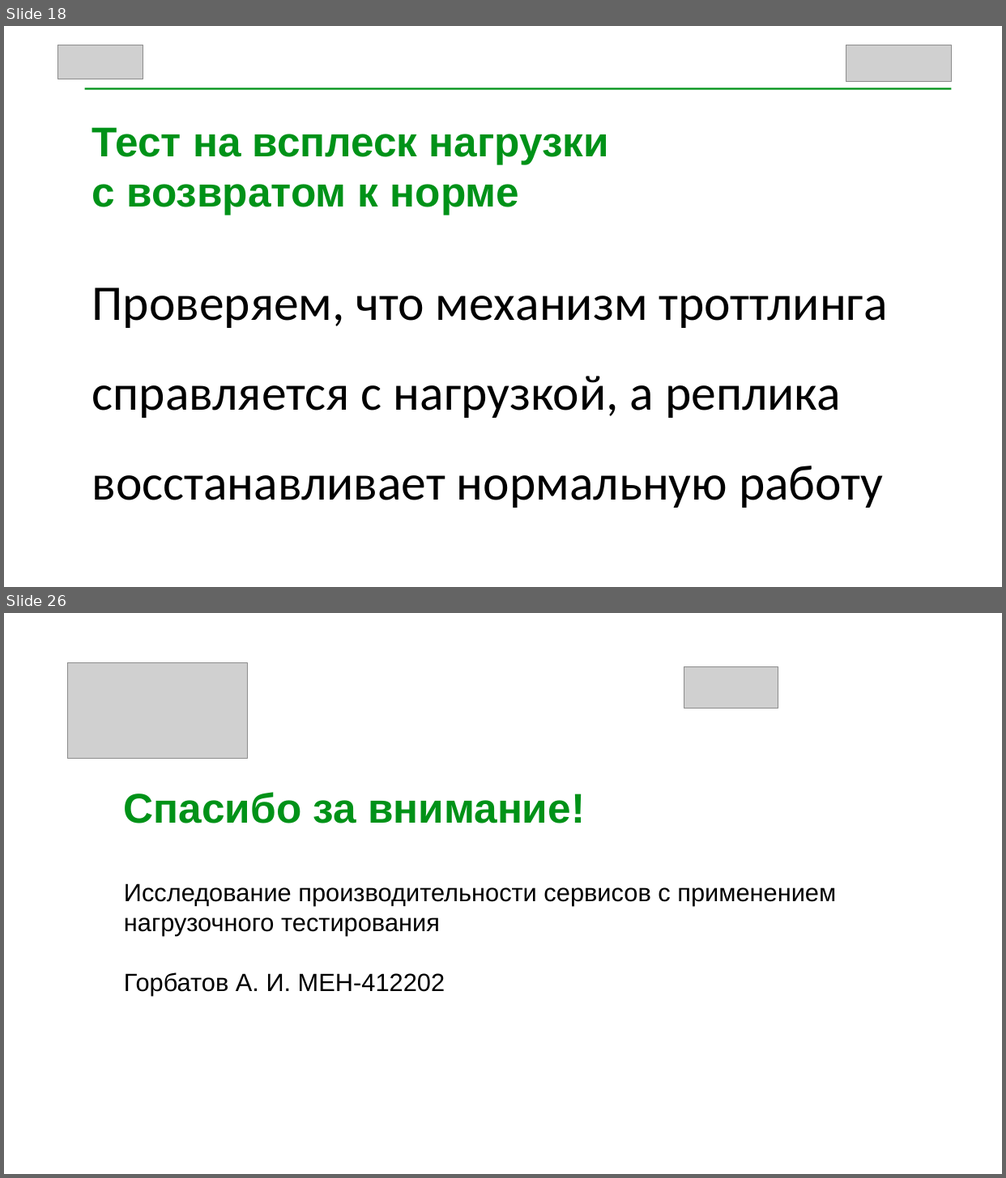
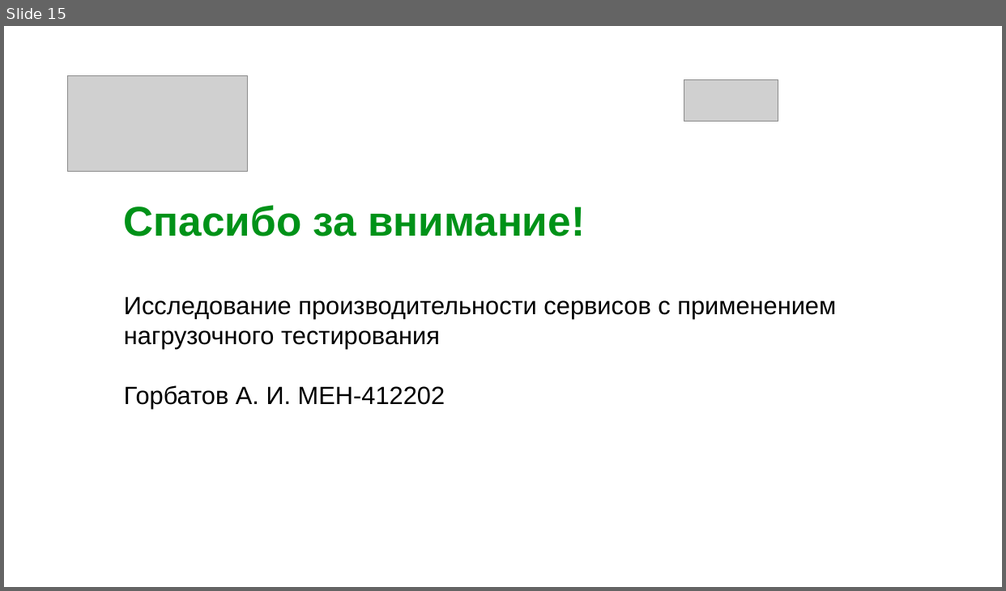
Before and after one commit to SilversShade/diplom-epta, a slide deck: Slides.pptx. Shown one above the other, each under a label of ours: slides 18 and 26 before the commit, slide 15 after it; the slides between them are not shown. The pictures are 1006x1178 and 1006x591 pixels, drawn with LibreOffice and Linux fonts; fonts in the diff are those of the drawing; grey boxes stand for pictures; background and template pictures are left out. Boxes give left, top, right and bottom in pixels: in the first picture for what was removed or moved away, otherwise in the second. Text is boxed around its words. In the diff, an @@ line names an element or a change of style, - is before the commit and + after.

```diff
--- a/Slides.pptx
+++ b/Slides.pptx
@@ slide 18 removed at (x1=4, y1=26, x2=1002, y2=587), background #FFFFFF @@
@@ picture removed at (x1=57, y1=45, x2=143, y2=79) @@
@@ picture removed at (x1=846, y1=45, x2=951, y2=81) @@
@@ rectangle removed at (x1=85, y1=88, x2=952, y2=90) @@
@@ text removed at (x1=92, y1=127, x2=609, y2=215) @@
-Тест на всплеск нагрузки
-с возвратом к норме
@@ text removed at (x1=92, y1=288, x2=888, y2=508) @@
-Проверяем, что механизм троттлинга справляется с нагрузкой, а реплика восстанавливает нормальную работу
@@ what was slide 26 is now slide 15 @@
```
Also in this commit, not shown: 10 slides changed, 1 slide added, 11 other slides removed.
